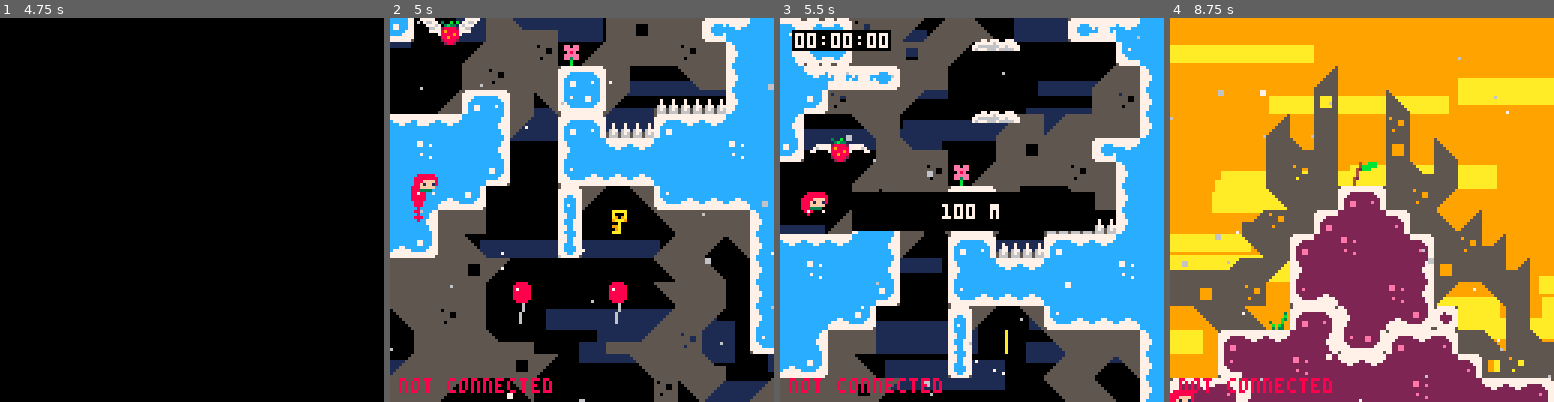
Above: before the commit, frames 1-4 (left to right).
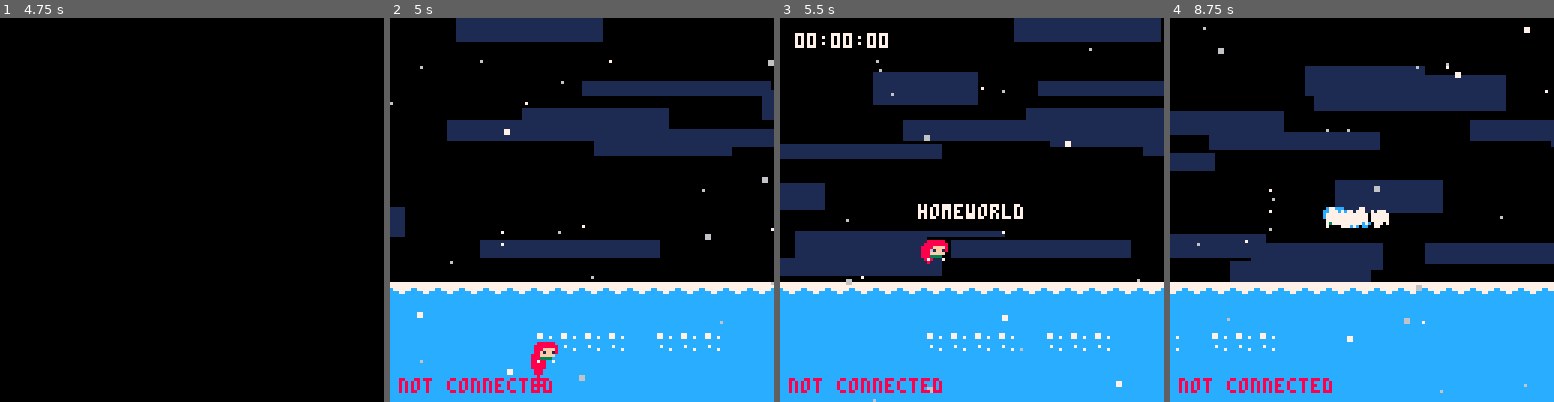
Above: after the commit, the same moments.

Repository: EvergreenGames/EvergreenGames.github.io
Game: PICO-8 cartridge classicnet/classicnet.p8
Two runs of this game, one before a commit and one after it. Both use one fixed random seed, a clock stepped at 60 frames per second and the inputs below.
Inputs:
- Up to frame 1 (4.75 s): tap X (X key) at 0.33, 1.07, 1.85, 2.97, 4.08 s; tap O (Z key) at 0.7, 1.7, 2.1, 2.5, 2.9, 3.3, 3.7, 4.1, 4.5 s; hold Right 1.6-2.1 s; hold Up 2.15-2.42 s; hold Right 2.47-3.03 s; hold Left 3.08-3.58 s; hold Down 3.63-3.97 s; hold Right 4.02-4.68 s; hold Up from 4.73 s (still down)
- Up to frame 2 (5 s): keep holding Up; tap O (Z key) at 4.9 s
- Up to frame 3 (5.5 s): release Up at 5.03 s; hold Left from 5.08 s (still down); tap X (X key) at 5.2 s; tap O (Z key) at 5.3 s
- Up to frame 4 (8.75 s): release Left at 5.68 s; tap O (Z key) every 0.4 s from 5.7 to 8.5 s; hold Down 5.73-6.03 s; hold Right 6.08-6.58 s; tap X (X key) at 6.32, 7.43, 8.55 s; hold Right 6.63-7.13 s; hold Up 7.18-7.45 s; hold Right 7.5-8.07 s; hold Left 8.12-8.62 s; hold Down from 8.67 s (still down)

Frame 1 is identical in both runs. In frame 2, 77% of the frame differs, in the area x 0-100%, y 0-100%; in frame 3, 68%; in frame 4, 99%.

Commit message:
fixed async loading crash

Diff:
--- a/classicnet/classicnet.p8
+++ b/classicnet/classicnet.p8
@@ -1497,7 +1497,7 @@
   for v in all(objects) do
     if v.type==extern_player then ecount+=1 end
   end
-  ?"players: "..(ecount+1),1,1,7
+  ?"nearby: "..(ecount+1),1,1,7
   ?"shift+r to reset",64,1,7
   ?"<",2,10,7
   ?">",121,10,7
@@ -1590,39 +1590,30 @@
 --level table
 --"x,y,w,h,title"
 levels={
-  "0,0,2,2",
-  "0,2,2,1",
-  "0,0,1,1,summit",
+  "0,0,2,1,homeworld"
 }
 
 levels_exits={ --udlr
-  ",2,3,",
-  "3,,,",
-  ",,,1"
+  ",,,",
 }
 
 levels_objectdata={
   "",
-  "",
-  ""
 }
 
 --mapdata string table
 --assigned levels will load from here instead of the map
 mapdata={
-	[3]="00000000000000000000000000000000000000000000000000000000000000000000000000003a00000000000000000000000000000010000039000000000000000000003a00280000380000000000000000000028672800001000390000000000000000283828760028672800000000000000002a28282123283829000000000000006838282125252328393a0000000000002a28212548252523283868000058586828292425252525261028286800281028380031322525482629002a2800002a28393f2123242532332000002800000021222225263133212223283928670100312525482522222525252310382821222324252525252525482525222223"
 }
 
 --list of music switch triggers
 --assigned levels will start the tracks set here
 music_switches={
-	[2]=20,
-	[3]=30
+	[2]=0
 }
 
 color_switches={ --bg,cloud,fgmain,fgalt
-  [2]="12/6/3/11",
-  [3]="9/10/2/14"
+
 }
 
 --@end
@@ -1891,7 +1882,7 @@
         color_switches[lvl_index]=lvl[11]
         levels_objectdata[lvl_index]=lvl[12]
       end
-      if ui.loading then load_new_world(level_list[ui.sel_index[1]].startLevel) end
+      if ui.loading and level_list[ui.sel_index[1]] then load_new_world(level_list[ui.sel_index[1]].startLevel) end
     elseif data[1]=="list" then
       level_list={}
       local lvlstrings = split(data[2],"|")
@@ -2113,177 +2104,130 @@
 
 
 
-…(31 lines of a section not shown)…
 __gff__
 0000000000000000000000000000000004020000000000000000000200000000030303030303030304040402020000000303030303030303040404020202020200001313131302020300020202020202000013131313020204020202020202020000131313130004040202020202020200001313131300000002020202020202
 0000000000000000000000000000000000000000000000000000000000000000000000000000000000000000000000000000000000000000000000000000000000000000000000000000000000000000000000000000000000000000000000000000000000000000000000000000000000000000000000000000000000000000
 __map__
-2331252548252532323232323300002425262425252631323232252628282824000000000000000000000000000000000000000000000000000000000000000000000000000000000000000000000000000000000000000000000000000000000000000000000000000000000000000000000000000000000000000000000000
-252331323232332900002829000000242526313232332828002824262a102824000000000000000000000000000000000000000000000000000000000000000000000000000000000000000000000000000000000000000000000000000000000000000000000000000000000000000000000000000000000000000000000000
-252523201028380000002a0000003d24252523201028292900282426003a3824000000000000000000000000000000000000000000000000000000000000000000000000000000000000000000000000000000000000000000000000000000000000000000000000000000000000000000000000000000000000000000000000
-3232332828282900000000003f2020244825262828290000002a243300002a24000000000000000000000000000000000000000000000000000000000000000000000000000000000000000000000000000000000000000000000000000000000000000000000000000000000000000000000000000000000000000000000000
-2340283828293a28390000003435222525482629000000000000300000000024000000000000000000000000000000000000000000000000000000000000000000000000000000000000000000000000000000000000000000000000000000000000000000000000000000000000000000000000000000000000000000000000
-263a28282810282900000b000000312525323300000000110000370000003e24000000000000000000000000000000000000000000000000000000000000000000000000000000000000000000000000000000000000000000000000000000000000000000000000000000000000000000000000000000000000000000000000
-252235353628280000000000003a282426003d003a3900270000000000002125000000000000000000000000000000000000000000000000000000000000000000000000000000000000000000000000000000000000000000000000000000000000000000000000000000000000000000000000000000000000000000000000
-2533382828290000000000000028382425232020102900303900000000582448000000000000000000000000000000000000000000000000000000000000000000000000000000000000000000000000000000000000000000000000000000000000000000000000000000000000000000000000000000000000000000000000
-2600002a2800000c003a283a2828282425252223283900372858390068283132000000000000000000000000000000000000000000000000000000000000000000000000000000000000000000000000000000000000000000000000000000000000000000000000000000000000000000000000000000000000000000000000
-33002d0028675800002810282834222525254826282867202828283828282122000000000000000000000000000000000000000000000000000000000000000000000000000000000000000000000000000000000000000000000000000000000000000000000000000000000000000000000000000000000000000000000000
-0000003a2828383e3a2828283828242548252526002a282729002a2828343225000000000000000000000000000000000000000000000000000000000000000000000000000000000000000000000000000000000000000000000000000000000000000000000000000000000000000000000000000000000000000000000000
-0000002838282821232800002a28242525252526003a2830000000002a282824000000000000000000000000000000000000000000000000000000000000000000000000000000000000000000000000000000000000000000000000000000000000000000000000000000000000000000000000000000000000000000000000
-00013a2123282a313329001111112425252525263a3829300000000000002a31000000000000000000000000000000000000000000000000000000000000000000000000000000000000000000000000000000000000000000000000000000000000000000000000000000000000000000000000000000000000000000000000
-2222222526290021231111212222252525252526282900301111110000003a28000000000000000000000000000000000000000000000000000000000000000000000000000000000000000000000000000000000000000000000000000000000000000000000000000000000000000000000000000000000000000000000000
-2548252526000024252222252525482525252533286700242222230000003828000000000000000000000000000000000000000000000000000000000000000000000000000000000000000000000000000000000000000000000000000000000000000000000000000000000000000000000000000000000000000000000000
-2525252533000031323232252525252525252628282839242548266758682828000000000000000000000000000000000000000000000000000000000000000000000000000000000000000000000000000000000000000000000000000000000000000000000000000000000000000000000000000000000000000000000000
-252532330000002729002a313232322525252628282828242532331028282829000000000000000000000000000000000000000000000000000000000000000000000000000000000000000000000000000000000000000000000000000000000000000000000000000000000000000000000000000000000000000000000000
-25262828000000300008002a282828242548262838282831333828292a282867000000000000000000000000000000000000000000000000000000000000000000000000000000000000000000000000000000000000000000000000000000000000000000000000000000000000000000000000000000000000000000000000
-32332839000000370000003a28292a24252526282828282028292a0000002a28000000000000000000000000000000000000000000000000000000000000000000000000000000000000000000000000000000000000000000000000000000000000000000000000000000000000000000000000000000000000000000000000
-28282810290000000000002a2839002425252628290028206700000000000000000000000000000000000000000000000000000000000000000000000000000000000000000000000000000000000000000000000000000000000000000000000000000000000000000000000000000000000000000000000000000000000000
-28282828001600000016002a282800242525262700002a202900000000000000000000000000000000000000000000000000000000000000000000000000000000000000000000000000000000000000000000000000000000000000000000000000000000000000000000000000000000000000000000000000000000000000
-2a283828000000000000003a28290024482526370000002900000000000d003a000000000000000000000000000000000000000000000000000000000000000000000000000000000000000000000000000000000000000000000000000000000000000000000000000000000000000000000000000000000000000000000000
-0028282867580000005868283800003132323320000000000000000000272828000000000000000000000000000000000000000000000000000000000000000000000000000000000000000000000000000000000000000000000000000000000000000000000000000000000000000000000000000000000000000000000000
-3a2828282810290000002a282867000034353536111100000000000011302838000000000000000000000000000000000000000000000000000000000000000000000000000000000000000000000000000000000000000000000000000000000000000000000000000000000000000000000000000000000000000000000000
-28282900002a0000000000382a29003a28282834362000000000000020302828000000000000000000000000000000000000000000000000000000000000000000000000000000000000000000000000000000000000000000000000000000000000000000000000000000000000000000000000000000000000000000000000
-10283a00000000000000002800000028283810292a000000000000002a371028000000000000000000000000000000000000000000000000000000000000000000000000000000000000000000000000000000000000000000000000000000000000000000000000000000000000000000000000000000000000000000000000
-2a3829000000000000003a1029000028282828000000000000000000002a2828000000000000000000000000000000000000000000000000000000000000000000000000000000000000000000000000000000000000000000000000000000000000000000000000000000000000000000000000000000000000000000000000
-00290000000000000000002a0000002828292a0000000000000000000000282a000000000000000000000000000000000000000000000000000000000000000000000000000000000000000000000000000000000000000000000000000000000000000000000000000000000000000000000000000000000000000000000000
-000000140000003e000000000000002a2a0000000000000000000000002a2800000000000000000000000000000000000000000000000000000000000000000000000000000000000000000000000000000000000000000000000000000000000000000000000000000000000000000000000000000000000000000000000000
-1111202011111121222300000012120000000000000000000000000000002900000000000000000000000000000000000000000000000000000000000000000000000000000000000000000000000000000000000000000000000000000000000000000000000000000000000000000000000000000000000000000000000000
-2222222222222324482611111120201111273900001717000000171700000000000000000000000000000000000000000000000000000000000000000000000000000000000000000000000000000000000000000000000000000000000000000000000000000000000000000000000000000000000000000000000000000000
-2525482525252624252621222222222223303800000000000000000000000000000000000000000000000000000000000000000000000000000000000000000000000000000000000000000000000000000000000000000000000000000000000000000000000000000000000000000000000000000000000000000000000000
-…(107 lines of a section not shown)…
+0000000000000000000000000000000000000000000000000000000000000000000000000000000000000000000000000000000000000000000000000000000000000000000000000000000000000000000000000000000000000000000000000000000000000000000000000000000000000000000000000000000000000000
+0000000000000000000000000000000000000000000000000000000000000000000000000000000000000000000000000000000000000000000000000000000000000000000000000000000000000000000000000000000000000000000000000000000000000000000000000000000000000000000000000000000000000000
+0000000000000000000000000000000000000000000000000000000000000000000000000000000000000000000000000000000000000000000000000000000000000000000000000000000000000000000000000000000000000000000000000000000000000000000000000000000000000000000000000000000000000000
+0000000000000000000000000000000000000000000000000000000000000000000000000000000000000000000000000000000000000000000000000000000000000000000000000000000000000000000000000000000000000000000000000000000000000000000000000000000000000000000000000000000000000000
+0000000000000000000000000000000000000000000000000000000000000000000000000000000000000000000000000000000000000000000000000000000000000000000000000000000000000000000000000000000000000000000000000000000000000000000000000000000000000000000000000000000000000000
+0000000000000000000000000000000000000000000000000000000000000000000000000000000000000000000000000000000000000000000000000000000000000000000000000000000000000000000000000000000000000000000000000000000000000000000000000000000000000000000000000000000000000000
+0000000000000000000000000000000000000000000000000000000000000000000000000000000000000000000000000000000000000000000000000000000000000000000000000000000000000000000000000000000000000000000000000000000000000000000000000000000000000000000000000000000000000000
+0000000000000000000000000000000000000000000000000000000000000000000000000000000000000000000000000000000000000000000000000000000000000000000000000000000000000000000000000000000000000000000000000000000000000000000000000000000000000000000000000000000000000000
+0000000000000000000000000000000000000000000000000000000000000000000000000000000000000000000000000000000000000000000000000000000000000000000000000000000000000000000000000000000000000000000000000000000000000000000000000000000000000000000000000000000000000000
+0000000000000000000000000000000000000000000000000000000000000000000000000000000000000000000000000000000000000000000000000000000000000000000000000000000000000000000000000000000000000000000000000000000000000000000000000000000000000000000000000000000000000000
+0000000000000100000000000000000000000000000000000000000000000000000000000000000000000000000000000000000000000000000000000000000000000000000000000000000000000000000000000000000000000000000000000000000000000000000000000000000000000000000000000000000000000000
+2222222222222222222222222222222222222222222222222222222222222222000000000000000000000000000000000000000000000000000000000000000000000000000000000000000000000000000000000000000000000000000000000000000000000000000000000000000000000000000000000000000000000000
+2525252525252525252525252525252525252525252525252525252525252525000000000000000000000000000000000000000000000000000000000000000000000000000000000000000000000000000000000000000000000000000000000000000000000000000000000000000000000000000000000000000000000000
+2525252525254848484825484848252525252525252525252525252525252525000000000000000000000000000000000000000000000000000000000000000000000000000000000000000000000000000000000000000000000000000000000000000000000000000000000000000000000000000000000000000000000000
+2525252525252525252525252525252525252525252525252525252525252525000000000000000000000000000000000000000000000000000000000000000000000000000000000000000000000000000000000000000000000000000000000000000000000000000000000000000000000000000000000000000000000000
+2525252525252525252525252525252525252525252525252525252525252525000000000000000000000000000000000000000000000000000000000000000000000000000000000000000000000000000000000000000000000000000000000000000000000000000000000000000000000000000000000000000000000000
+…(107 lines of a section not shown)…
Not shown, changed: 62 lines of the sprite sheet (__gfx__) section of classicnet/classicnet.p8
Not shown, changed: classicnet/classicnet.js
